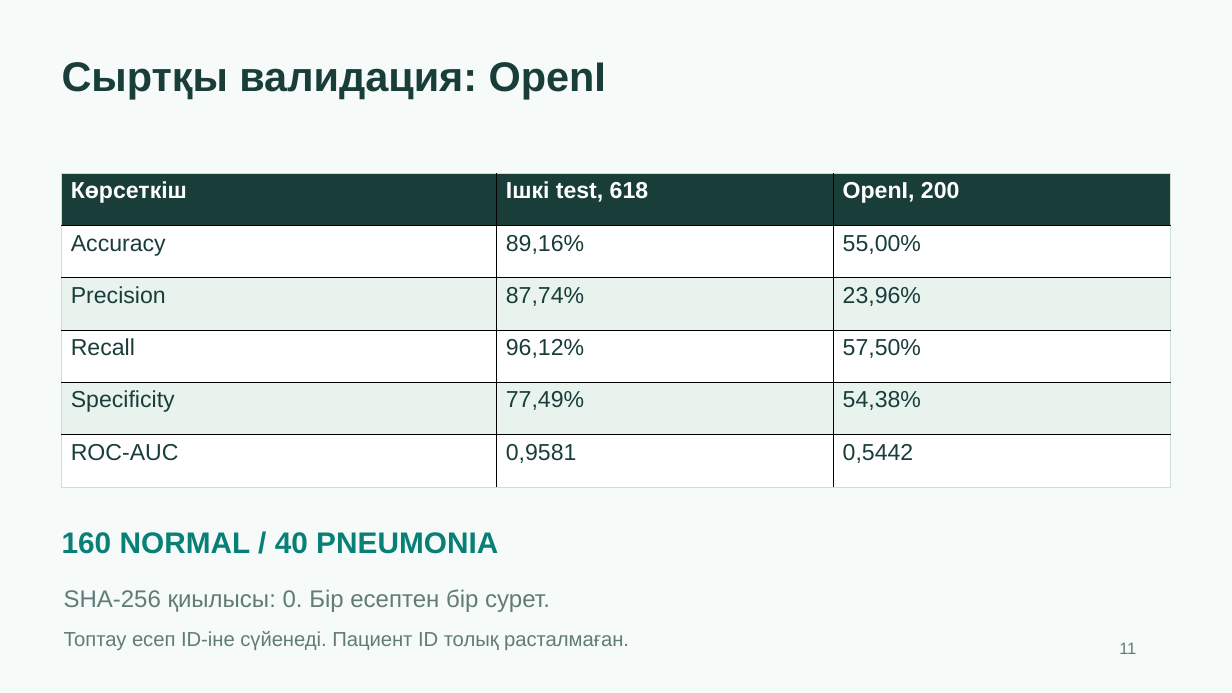
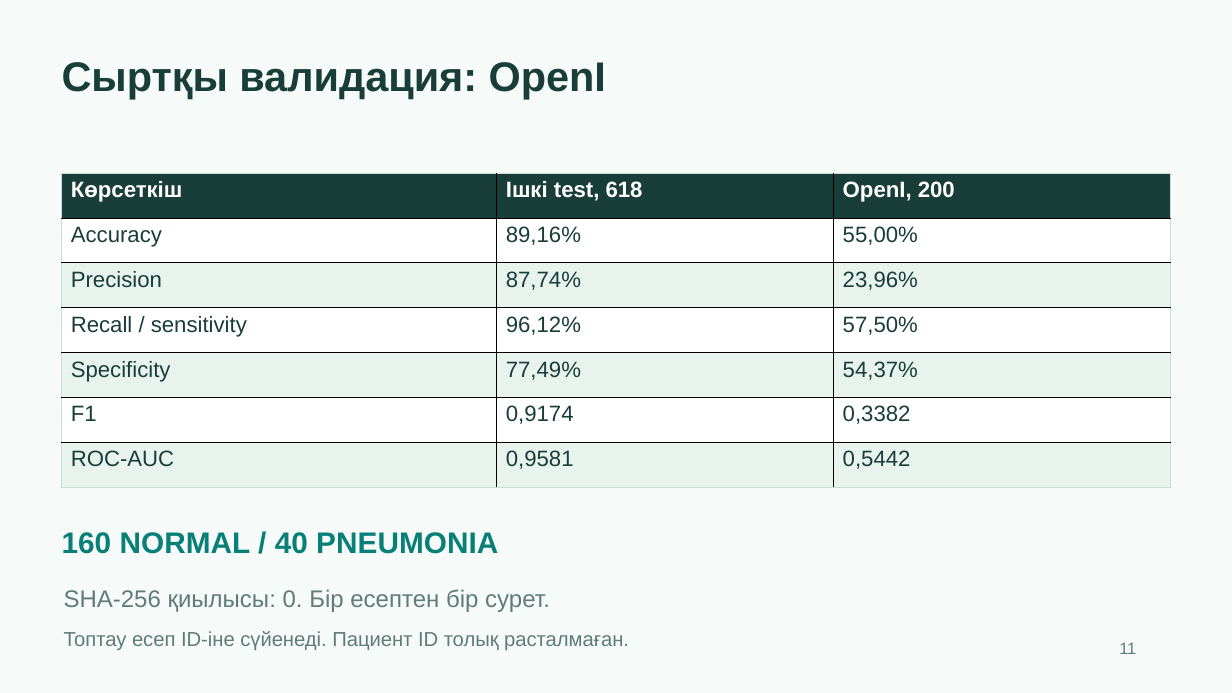
Before and after one commit to 5kairosh/Tynys, a slide deck: slide 11 of presentation/tynys_project_12slides_kz.pptx. Drawn at 1232x693 pixels with LibreOffice and Linux fonts; fonts in the diff are those of the drawing. Boxes give left, top, right and bottom in pixels: in the first picture for what was removed or moved away, otherwise in the second. Text is boxed around its words. In the diff, an @@ line names an element or a change of style, - is before the commit and + after.

```diff
--- a/presentation/tynys_project_12slides_kz.pptx
+++ b/presentation/tynys_project_12slides_kz.pptx
@@ table at (x1=62, y1=174, x2=1172, y2=540) @@
-row 4: Recall | 96,12% | 57,50%
-row 5: Specificity | 77,49% | 54,38%
+row 4: Recall / sensitivity | 96,12% | 57,50%
+row 5: Specificity | 77,49% | 54,37%
+row 6: F1 | 0,9174 | 0,3382
```
Also in this commit, not shown: 5 other slides changed, 31 other files.
